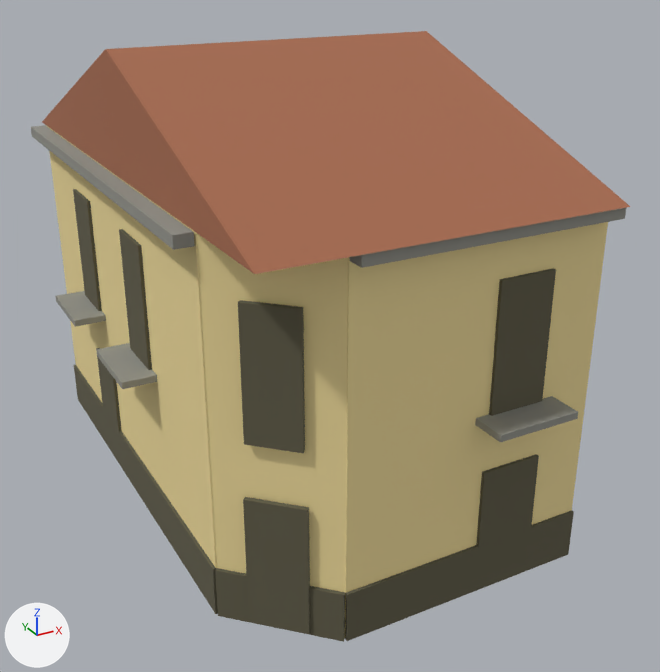
What one commit did to the FBX model entregas/teo-modelado/pueblo-valenciano/Esquina/SM_Esquina_v3_CalAmarilla_LOD1.fbx.
One viewpoint serves both versions: a 50 mm camera at (-6.79, -14.55, 10.03) aimed at (0.73, -0.9, 3.2). Every picture has the same lights, and +X, +Y and +Z are marked at lower left. The first picture is the older version. Where no turn or scale is listed for an object, it has been applied to the vertices.

The first picture shows 'SM_pueblo_valenciano_v3_LOD1'.
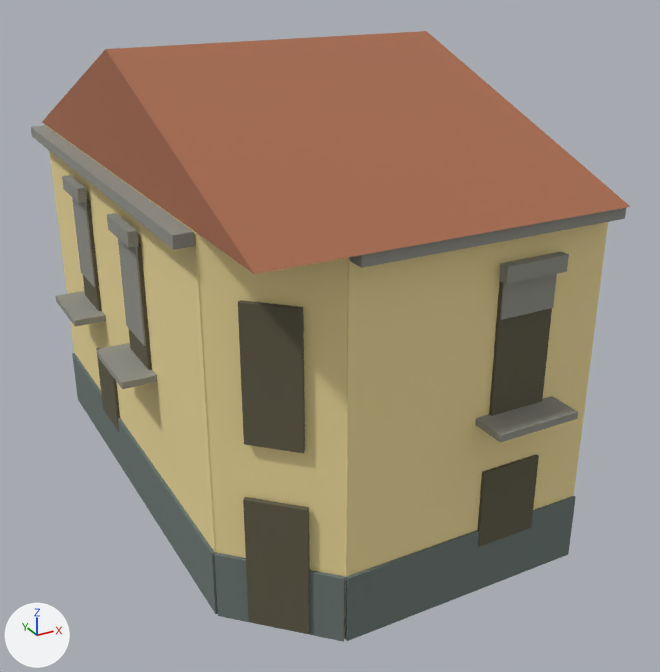
Location of each change, (x1, y1, x2, y2) in pixels of the pictures (660 x 672 px; the box of a moved part takes in the faces that stretch with it):
part 1 of me_sm_pueblo_valenciano_v3_lod1_001, added: after (499, 252, 569, 284)
part 2 of me_sm_pueblo_valenciano_v3_lod1_001, added: after (500, 274, 557, 320)
part 3 of me_sm_pueblo_valenciano_v3_lod1_001, added: after (107, 213, 138, 248)
part 4 of me_sm_pueblo_valenciano_v3_lod1_001, added: after (118, 239, 146, 346)
part 5 of me_sm_pueblo_valenciano_v3_lod1_001, added: after (62, 175, 87, 203)
part 6 of me_sm_pueblo_valenciano_v3_lod1_001, added: after (72, 197, 96, 287)
part 7 of me_sm_pueblo_valenciano_v3_lod1_001, moved or reshaped: before (74, 365, 574, 642); after (72, 353, 576, 642)

What changed in the scene script:
```text
Change me_sm_pueblo_valenciano_v3_lod1_001:
    used by ob_sm_pueblo_valenciano_v3_lod1; location = (0.0, 0.0, 0.0)
    verts and faces of me_sm_pueblo_valenciano_v3_lod1_001; kept vertices keep their numbers, new ones are numbered from 150
    before: 31 (-1.2, -4.95, 0.9) at pixel (347, 594), 33 (-1.2, -4.89, 0.9) at pixel (345, 592), 35 (3.3, -4.95, 0.9) at pixel (573, 511), 37 (3.3, -4.89, 0.9) at pixel (571, 510), 39 (-2.75, -3.4, 0.9) at pixel (212, 569)
    before: 41 (-2.75, 5.1, 0.9) at pixel (73, 364), 43 (-2.69, -3.4, 0.9) at pixel (216, 567), 45 (-2.69, 5.1, 0.9) at pixel (76, 364), 47 (-2.73, -3.45, 0.9) at pixel (215, 570), 49 (-2.69, -3.41, 0.9) at pixel (216, 568)
    before: 51 (-1.25, -4.93, 0.9) at pixel (343, 595), 53 (-1.21, -4.89, 0.9) at pixel (344, 592)
    remove me_sm_pueblo_valenciano_v3_lod1_001.from_pydata(...)  # 150 vertices, 113 faces; spans x -3.3..3.3, y -5.5..5.5, z 0.0..8.4
    add me_sm_pueblo_valenciano_v3_lod1_001.from_pydata(...)  # 198 vertices, 149 faces; spans x -3.3..3.3, y -5.5..5.5, z 0.0..8.4
    me_sm_pueblo_valenciano_v3_lod1_001 part 1: a new loose piece, a box spanning x 1.24..2.36, y -5.12..-4.96, z 5.51..5.77, in mat_mat_paleta32 (picture img_t_paleta32_png)
    me_sm_pueblo_valenciano_v3_lod1_001 part 2: a new loose piece, a box spanning x 1.31..2.29, y -4.995..-4.965, z 4.904..5.5, in mat_mat_paleta32 (picture img_t_paleta32_png)
    me_sm_pueblo_valenciano_v3_lod1_001 part 3: a new loose piece, a box spanning x -2.92..-2.77, y -0.96..0.16, z 5.51..5.77, in mat_mat_paleta32 (picture img_t_paleta32_png)
    me_sm_pueblo_valenciano_v3_lod1_001 part 4: a new loose piece, a box spanning x -2.795..-2.765, y -0.89..0.09, z 3.762..5.5, in mat_mat_paleta32 (picture img_t_paleta32_png)
    me_sm_pueblo_valenciano_v3_lod1_001 part 5: a new loose piece, a box spanning x -2.92..-2.77, y 2.04..3.16, z 5.51..5.77, in mat_mat_paleta32 (picture img_t_paleta32_png)
    me_sm_pueblo_valenciano_v3_lod1_001 part 6: a new loose piece, a box spanning x -2.795..-2.765, y 2.11..3.09, z 3.813..5.5, in mat_mat_paleta32 (picture img_t_paleta32_png)
    me_sm_pueblo_valenciano_v3_lod1_001 part 7
    add for i in [31, 33, 35, 37, 39, 41, 43, 45, 47, 49, 51, 53]: verts[i] += (0.0, 0.0, 0.3)
```
